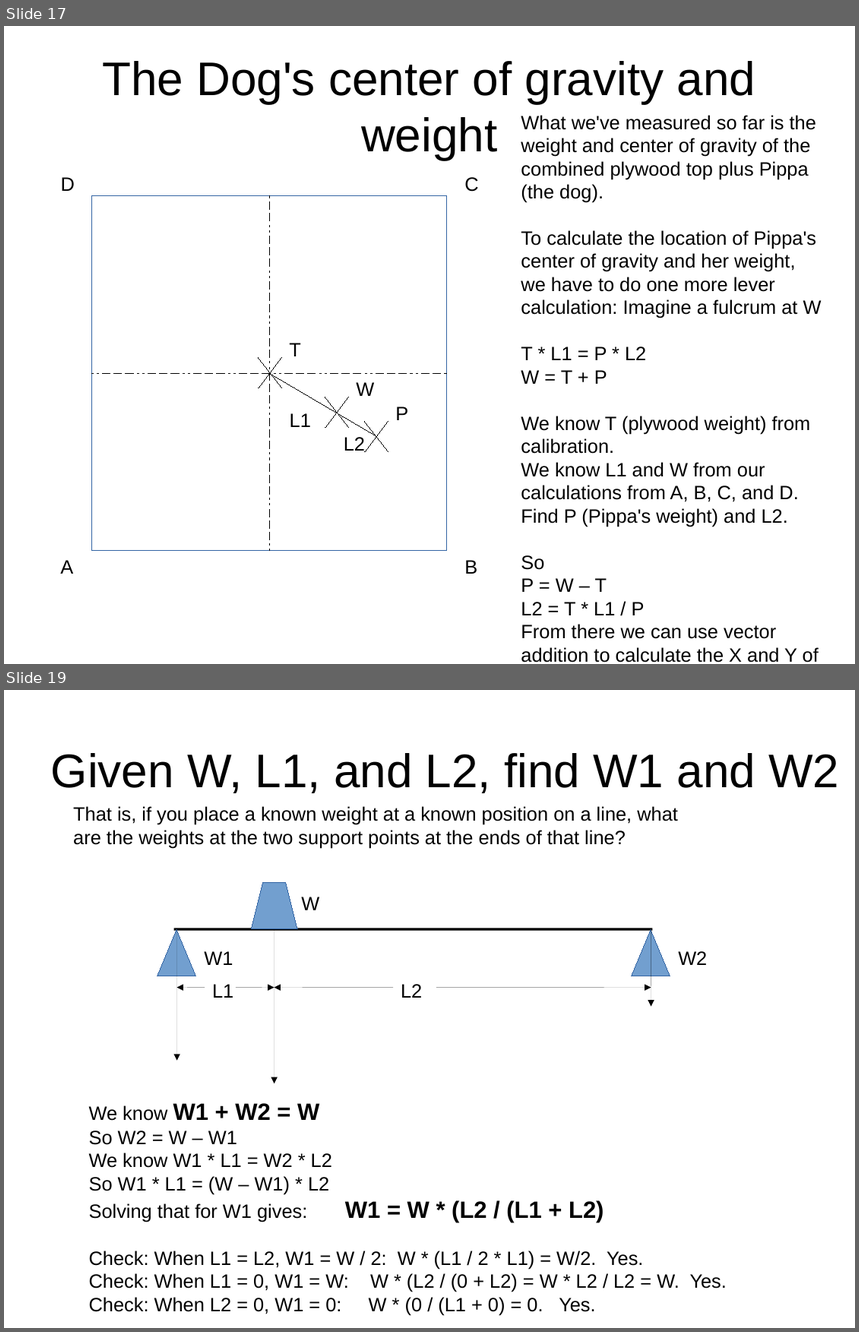
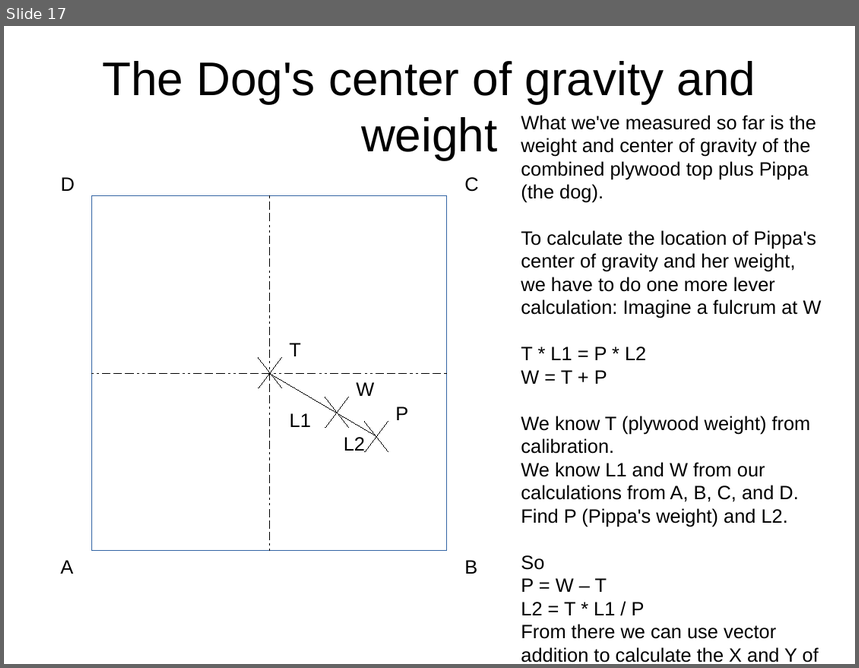
Before and after one commit to bneedhamia/CurieBLEWeightMonitor, a slide deck: ProjectMath.odp. Shown one above the other, each under a label of ours: slides 17 and 19 before the commit, slide 17 after it; the slides between them are not shown. The pictures are 859x1332 and 859x668 pixels, drawn with LibreOffice and Linux fonts; fonts in the diff are those of the drawing. Boxes give left, top, right and bottom in pixels: in the first picture for what was removed or moved away, otherwise in the second. Text is boxed around its words. In the diff, an @@ line names an element or a change of style, - is before the commit and + after.

```diff
--- a/ProjectMath.odp
+++ b/ProjectMath.odp
@@ slide 19 removed at box(4, 690, 855, 1328), background #FFFFFF @@
@@ title removed at box(51, 753, 839, 793) @@
-Given W, L1, and L2, find W1 and W2
@@ text removed at box(73, 806, 678, 848) @@
-That is, if you place a known weight at a known position on a line, what are the weights at the two support points at the ends of that line?
@@ freeform shape removed at box(251, 883, 297, 929) @@
@@ text removed at box(301, 897, 319, 910) @@
-W
@@ triangle removed at box(158, 929, 196, 976) @@
@@ line removed from (174, 929) to (653, 929) @@
@@ arrow removed from (177, 929) to (177, 1061) @@
@@ arrow removed from (275, 929) to (275, 1084) @@
@@ triangle removed at box(632, 929, 671, 976) @@
@@ arrow removed from (652, 929) to (652, 1007) @@
@@ text removed at box(204, 951, 233, 965) @@
-W1
@@ text removed at box(678, 951, 707, 965) @@
-W2
@@ text removed at box(212, 984, 234, 998) @@
-L1
@@ text removed at box(401, 984, 422, 998) @@
-L2
@@ arrow removed from (205, 987) to (177, 987) @@
@@ arrow removed from (236, 987) to (275, 987) @@
@@ arrow removed from (393, 987) to (275, 987) @@
@@ arrow removed from (436, 987) to (652, 987) @@
@@ text removed at box(89, 1103, 727, 1315) @@
-We know W1 + W2 = W
-So W2 = W – W1
-We know W1 * L1 = W2 * L2
-So W1 * L1 = (W – W1) * L2
-Solving that for W1 gives: W1 = W * (L2 / (L1 + L2)
-Check: When L1 = L2, W1 = W / 2: W * (L1 / 2 * L1) = W/2. Yes.
-Check: When L1 = 0, W1 = W: W * (L2 / (0 + L2) = W * L2 / L2 = W. Yes.
-Check: When L2 = 0, W1 = 0: W * (0 / (L1 + 0) = 0. Yes.
```
Also in this commit, not shown: 2 slides changed, 9 other slides removed, 5 other files.
